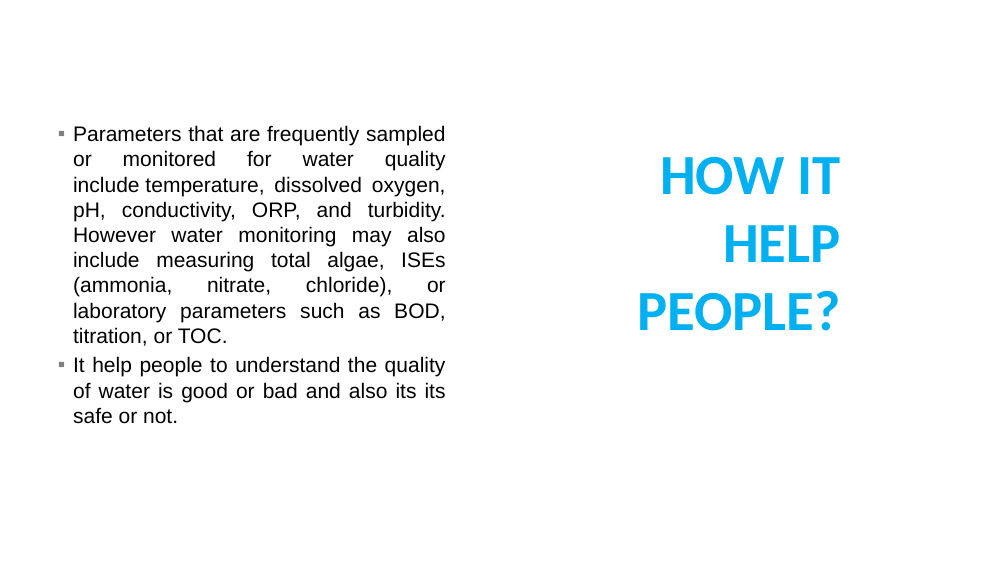
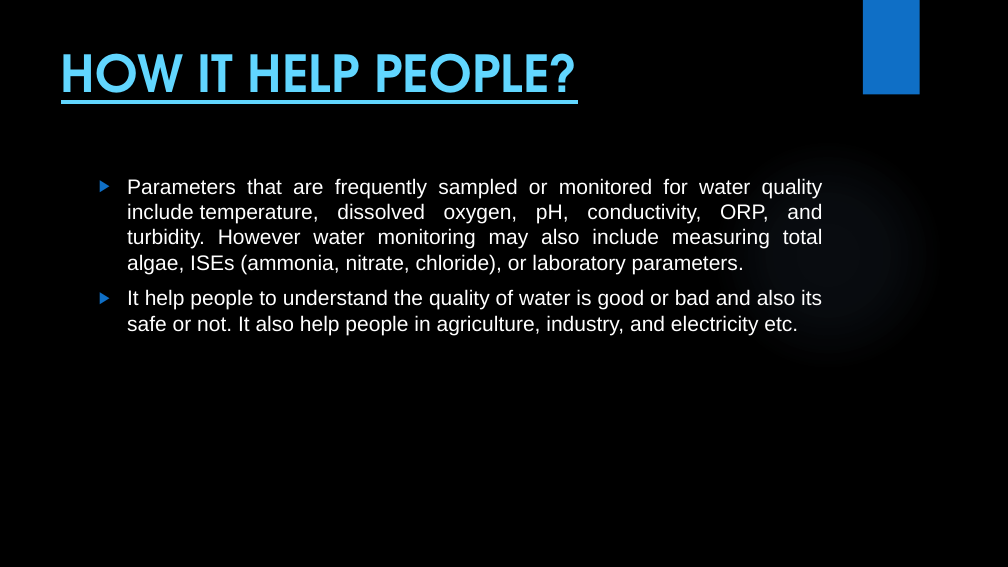
Before and after one commit to Manjima04/CORE-MODULE-5, a slide deck: slide 6 of Water Quality Data Analytics (1).pptx (slide 5 before the commit). Drawn at 1008x567 pixels with LibreOffice and Linux fonts; fonts in the diff are those of the drawing; background and template pictures are left out. Boxes give left, top, right and bottom in pixels: in the first picture for what was removed or moved away, otherwise in the second. Text is boxed around its words. In the diff, an @@ line names an element or a change of style, - is before the commit and + after.

```diff
--- a/Water Quality Data Analytics (1).pptx
+++ b/Water Quality Data Analytics (1).pptx
@@ background #FFFFFF to picture (left out) @@
@@ rectangle added at bbox=[863, 0, 920, 95], fill #0F6FC6 @@
@@ title "HOW IT HELP PEOPLE?": place and size @@
-title "HOW IT HELP PEOPLE?" at bbox=[638, 157, 841, 331]
+title "HOW IT HELP PEOPLE?" at bbox=[61, 53, 578, 104]
@@ title "HOW IT HELP PEOPLE?" at bbox=[61, 53, 578, 104]: size 54 to 48.6 pt, font Calibri to TeX Gyre Adventor, text colour #00B0F0 to #61D6FF, letter outline #59B0B9 0.52 pt to #009DD9 0.52 pt, underline on; alignment right to left; vertical alignment middle to top @@
@@ ellipse added at bbox=[712, 138, 944, 371], fill gradient #82B1E5 @@
@@ text "Parameters that are frequently sampled ..." at bbox=[127, 178, 823, 335]: vertical alignment middle to top @@
@@ text at bbox=[127, 178, 823, 335]: text changed; text colour #000000 to #FFFFFF @@
-▪ Parameters that are frequently sampled or monitored for water quality include temperature, dissolved oxygen, pH, conductivity, ORP, and turbidity. However water monitoring may also include measuring total algae, ISEs (ammonia, nitrate, chloride), or laboratory parameters such as BOD, titration, or TOC.
-▪ It help people to understand the quality of water is good or bad and also its its safe or not.
+▶ Parameters that are frequently sampled or monitored for water quality include temperature, dissolved oxygen, pH, conductivity, ORP, and turbidity. However water monitoring may also include measuring total algae, ISEs (ammonia, nitrate, chloride), or laboratory parameters.
+▶ It help people to understand the quality of water is good or bad and also its safe or not. It also help people in agriculture, industry, and electricity etc.
```
Also in this commit, not shown: 9 other slides changed, 3 slides added, 1 slide removed, 2 other files.
